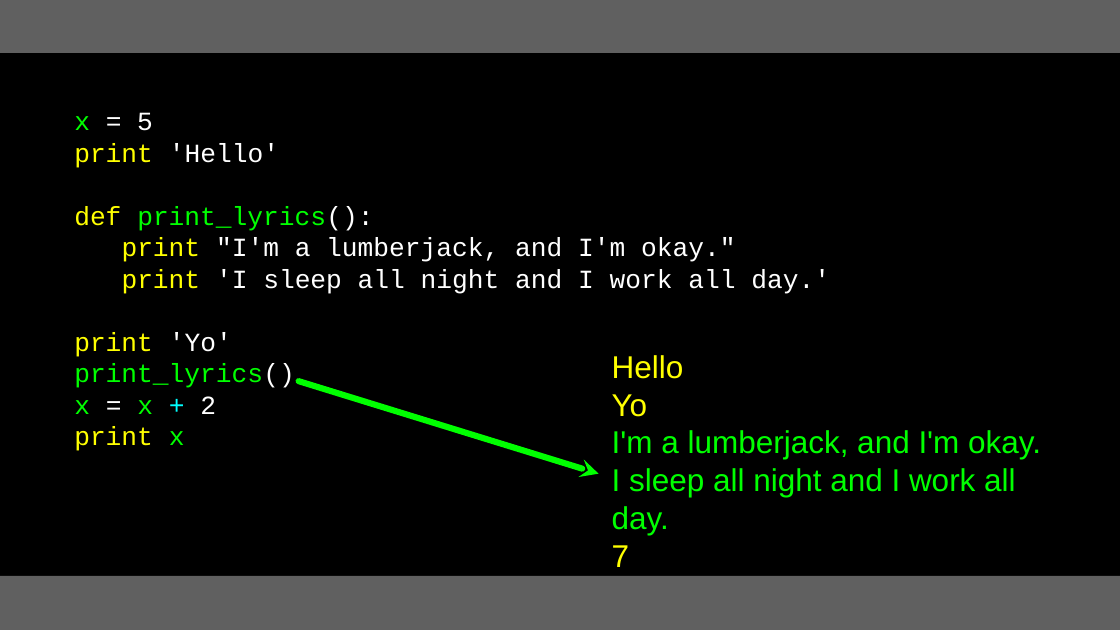
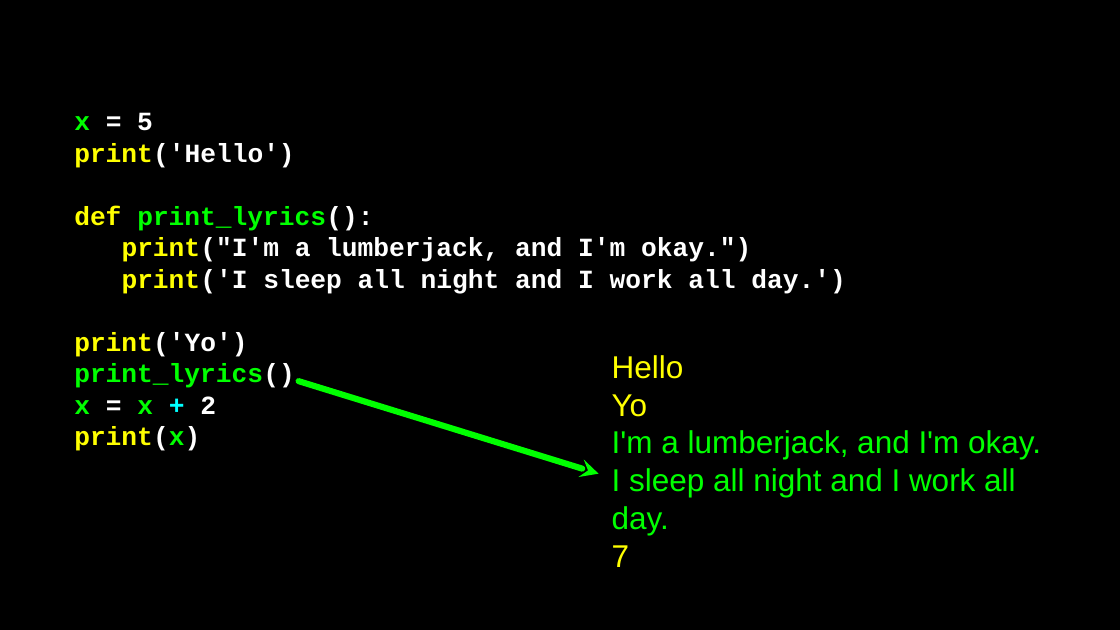
Before and after one commit to csev/py4e, a slide deck: slide 13 of lectures3/Pythonlearn-04-Functions.pptx. Drawn at 1120x630 pixels with LibreOffice and Linux fonts; fonts in the diff are those of the drawing. Boxes give left, top, right and bottom in pixels: in the first picture for what was removed or moved away, otherwise in the second. Text is boxed around its words. In the diff, an @@ line names an element or a change of style, - is before the commit and + after.

```diff
--- a/lectures3/Pythonlearn-04-Functions.pptx
+++ b/lectures3/Pythonlearn-04-Functions.pptx
@@ rectangle removed at [0,0,1120,53] @@
@@ text at [74,112,373,414]: bold on in "x = 5", "def print_lyrics():", "print_lyrics()", "x = x + 2" @@
@@ text at [74,143,294,168]: text changed; bold on @@
-print 'Hello'
+print('Hello')
@@ text at [74,238,845,357]: text changed; bold on @@
-print "I'm a lumberjack, and I'm okay."
-print 'I sleep all night and I work all day.'
-print 'Yo'
+print("I'm a lumberjack, and I'm okay.")
+print('I sleep all night and I work all day.')
+print('Yo')
@@ text at [74,427,200,451]: text changed; bold on @@
-print x
+print(x)
@@ rectangle at [0,576,1120,630]: fill #606060 to #000000 @@
```
Also in this commit, not shown: 23 other slides changed, 5 other files.
